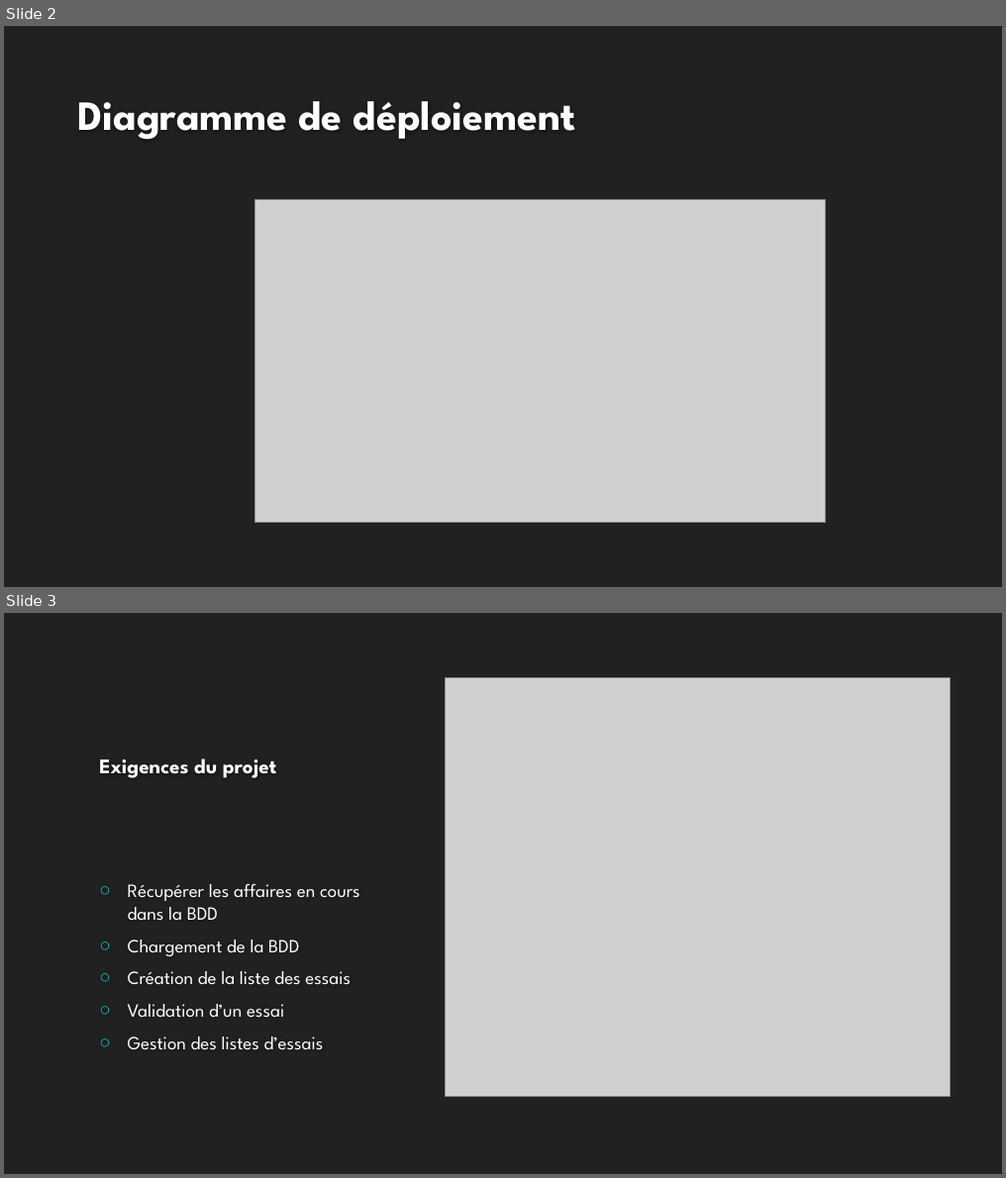
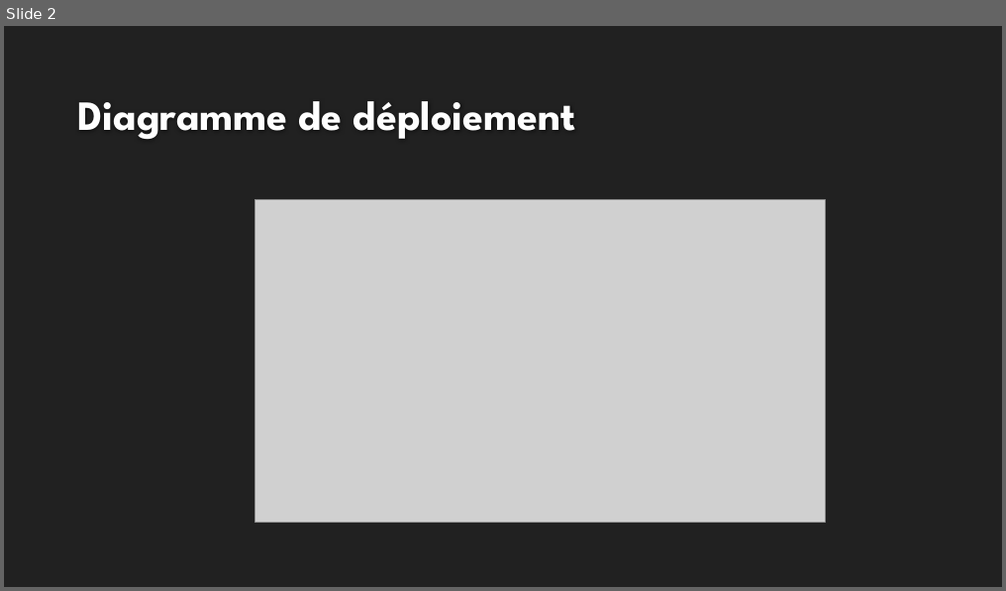
Before and after one commit to MRCThomas/testDeVerinSurBancHydraulique, a slide deck: Analyse/Hugo/Support Revue 0 Hugo.pptx. Shown one above the other, each under a label of ours: slides 2 and 3 before the commit, slide 2 after it. The pictures are 1006x1178 and 1006x591 pixels, drawn with LibreOffice and Linux fonts; fonts in the diff are those of the drawing; grey boxes stand for pictures; background and template pictures are left out. Boxes give left, top, right and bottom in pixels: in the first picture for what was removed or moved away, otherwise in the second. Text is boxed around its words. In the diff, an @@ line names an element or a change of style, - is before the commit and + after.

```diff
--- a/Analyse/Hugo/Support Revue 0 Hugo.pptx
+++ b/Analyse/Hugo/Support Revue 0 Hugo.pptx
@@ slide 3 removed at <box>4,613,1002,1174</box>, background #212121 @@
@@ picture removed at <box>445,678,950,1097</box> @@
@@ title removed at <box>99,759,277,778</box> @@
-Exigences du projet
@@ text removed at <box>128,884,360,1051</box> @@
-○ Récupérer les affaires en cours dans la BDD
-○ Chargement de la BDD
-○ Création de la liste des essais
-○ Validation d’un essai
-○ Gestion des listes d’essais
```
Also in this commit, not shown: 1 slide changed, 3 slides added, 1 other slide removed.
